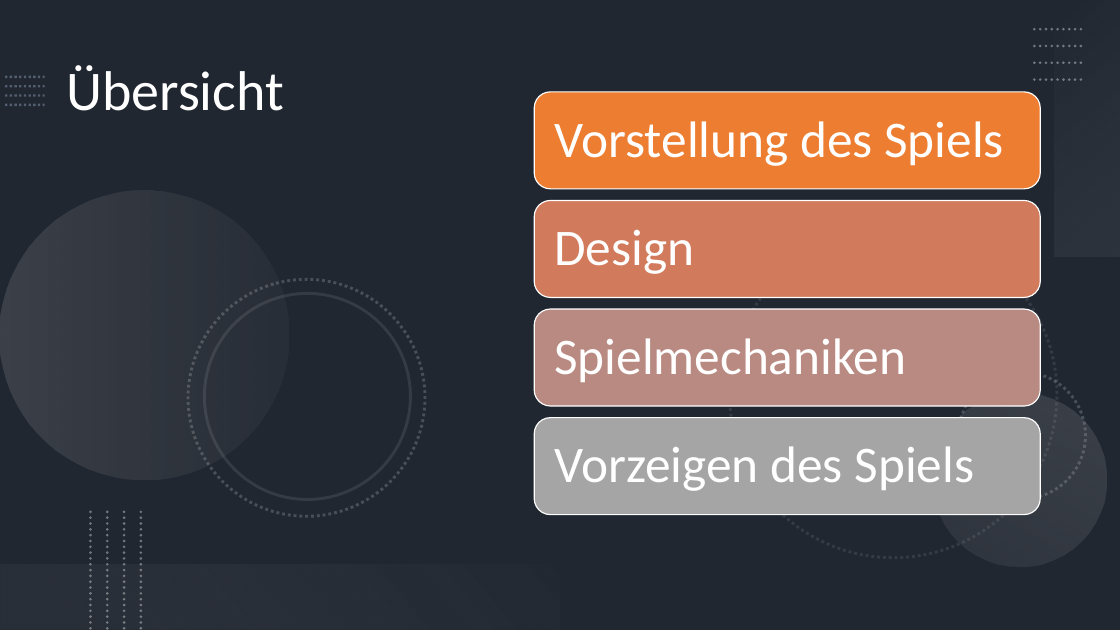
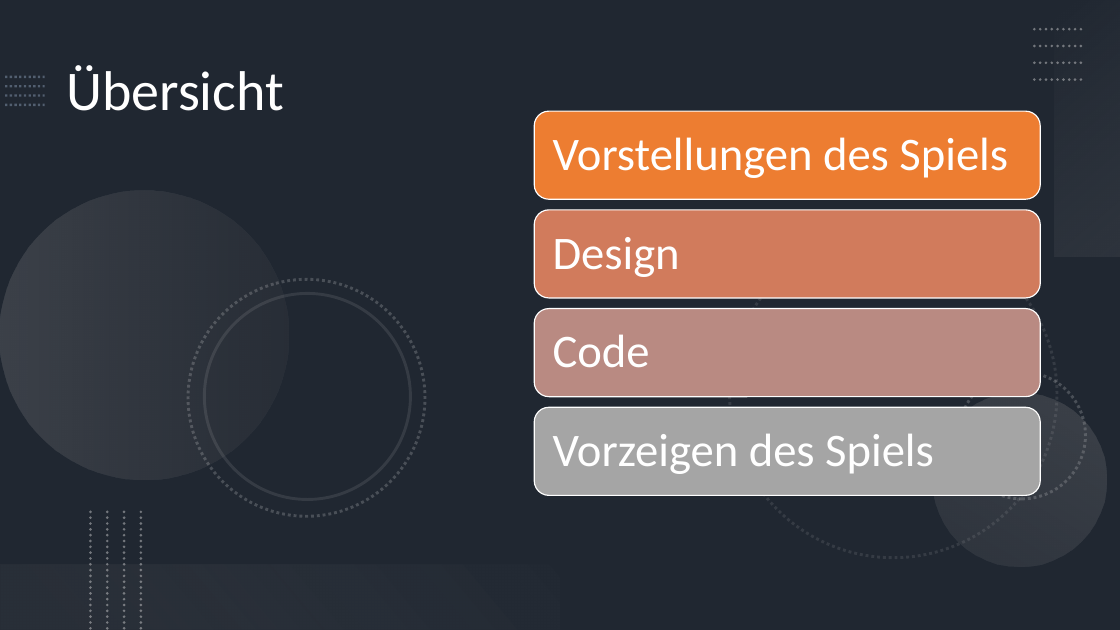
Before and after one commit to PK-Sterzing/bindingofnewton, a slide deck: slide 2 of docs/Final Binding of Newton.pptx. Drawn at 1120x630 pixels with LibreOffice and Linux fonts; fonts in the diff are those of the drawing. Boxes give left, top, right and bottom in pixels: in the first picture for what was removed or moved away, otherwise in the second. Text is boxed around its words. In the diff, an @@ line names an element or a change of style, - is before the commit and + after.

```diff
--- a/docs/Final Binding of Newton.pptx
+++ b/docs/Final Binding of Newton.pptx
@@ rounded rectangle: place and size @@
-rounded rectangle at box(534, 92, 1040, 188)
+rounded rectangle at box(534, 111, 1040, 199)
@@ text at box(553, 137, 1008, 178): text changed; size 44 to 40 pt @@
-Vorstellung des Spiels
+Vorstellungen des Spiels
@@ rounded rectangle: place and size @@
-rounded rectangle at box(534, 201, 1040, 297)
+rounded rectangle at box(534, 210, 1040, 298)
@@ text "Design": place and size @@
-text "Design" at box(554, 230, 694, 274)
+text "Design" at box(553, 237, 680, 277)
@@ text "Design" at box(553, 237, 680, 277): size 44 to 40 pt; less space between paragraphs @@
@@ rounded rectangle: place and size @@
-rounded rectangle at box(534, 309, 1040, 406)
+rounded rectangle at box(534, 308, 1040, 397)
@@ text added at box(553, 334, 650, 367), 40 pt, text #FFFFFF @@
+Code
@@ text removed at box(554, 338, 906, 382) @@
-Spielmechaniken
@@ rounded rectangle: place and size @@
-rounded rectangle at box(534, 418, 1040, 514)
+rounded rectangle at box(534, 408, 1040, 496)
@@ text "Vorzeigen des Spiels" at box(553, 434, 934, 474): size 44 to 40 pt; less space between paragraphs @@
@@ text "Vorzeigen des Spiels": place and size @@
-text "Vorzeigen des Spiels" at box(554, 446, 975, 491)
+text "Vorzeigen des Spiels" at box(553, 434, 934, 474)
```
Also in this commit, not shown: 4 other slides changed, 3 other files.
